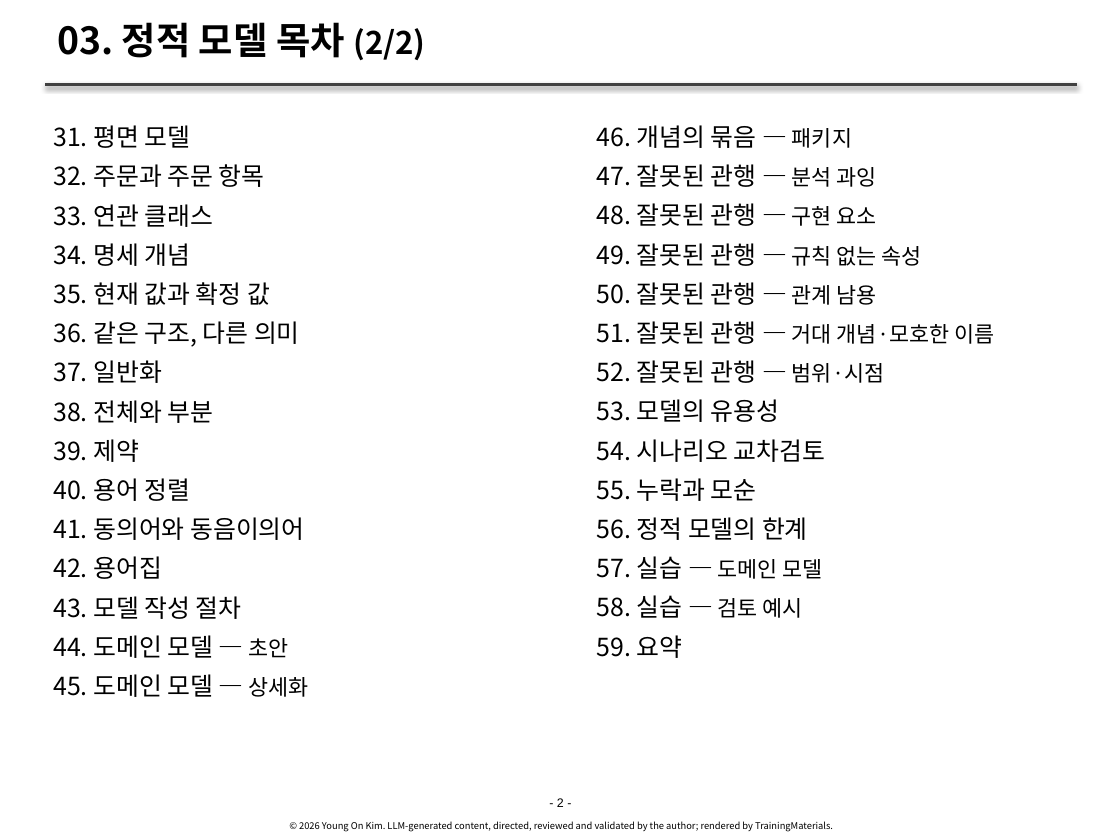
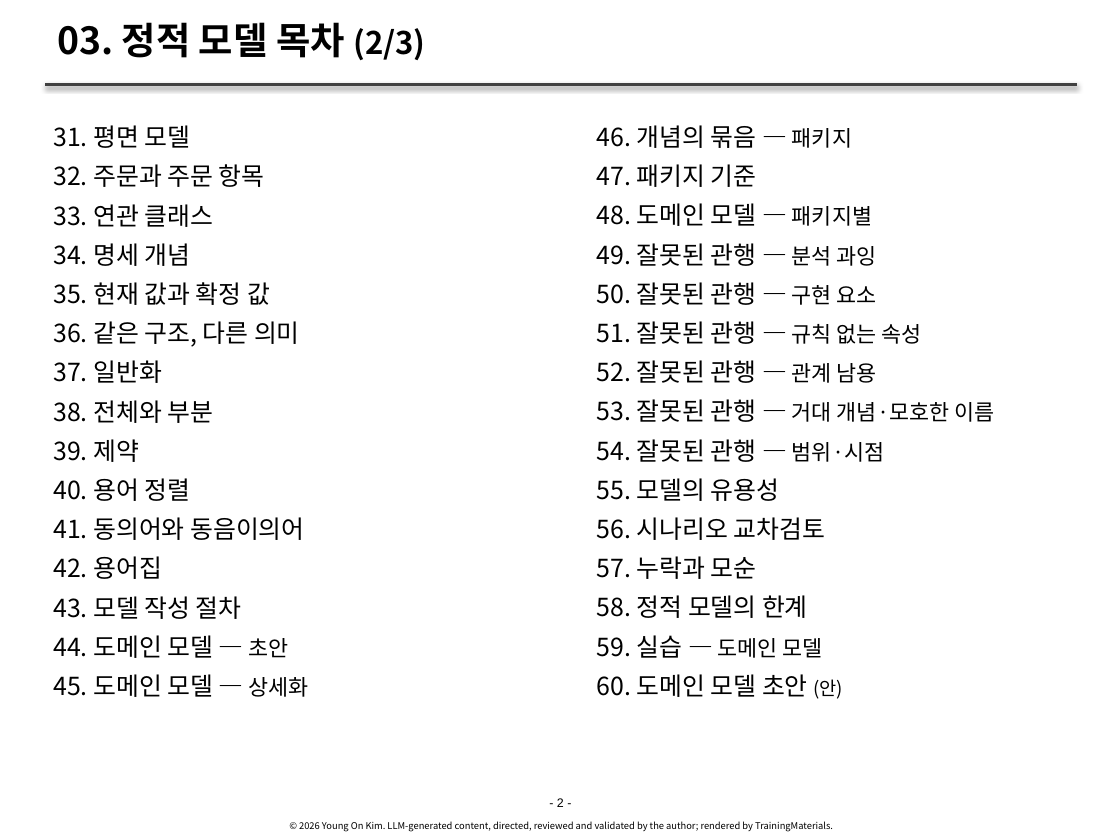
Before and after one commit to YoungSan77/TrainingMaterials, a slide deck: slide 2 of courses/ooad/sessions/s03.pptx. Drawn at 1120x840 pixels with LibreOffice and Linux fonts; fonts in the diff are those of the drawing. Boxes give left, top, right and bottom in pixels: in the first picture for what was removed or moved away, otherwise in the second. Text is boxed around its words. In the diff, an @@ line names an element or a change of style, - is before the commit and + after.

```diff
--- a/courses/ooad/sessions/s03.pptx
+++ b/courses/ooad/sessions/s03.pptx
@@ title at (57,22,425,60): text changed @@
-03. 정적 모델 목차 (2/2)
+03. 정적 모델 목차 (2/3)
@@ text at (597,164,994,699): text changed @@
-  47. 잘못된 관행 — 분석 과잉
-  48. 잘못된 관행 — 구현 요소
-  49. 잘못된 관행 — 규칙 없는 속성
-  50. 잘못된 관행 — 관계 남용
-  51. 잘못된 관행 — 거대 개념·모호한 이름
-  52. 잘못된 관행 — 범위·시점
-  53. 모델의 유용성
-  54. 시나리오 교차검토
-  55. 누락과 모순
-  56. 정적 모델의 한계
-  57. 실습 — 도메인 모델
-  58. 실습 — 검토 예시
-  59. 요약
+  47. 패키지 기준
+  48. 도메인 모델 — 패키지별
+  49. 잘못된 관행 — 분석 과잉
+  50. 잘못된 관행 — 구현 요소
+  51. 잘못된 관행 — 규칙 없는 속성
+  52. 잘못된 관행 — 관계 남용
+  53. 잘못된 관행 — 거대 개념·모호한 이름
+  54. 잘못된 관행 — 범위·시점
+  55. 모델의 유용성
+  56. 시나리오 교차검토
+  57. 누락과 모순
+  58. 정적 모델의 한계
+  59. 실습 — 도메인 모델
+  60. 도메인 모델 초안 (안)
```
Also in this commit, not shown: 80 other slides changed, 5 slides added, 1 slide removed, 39 other files.
